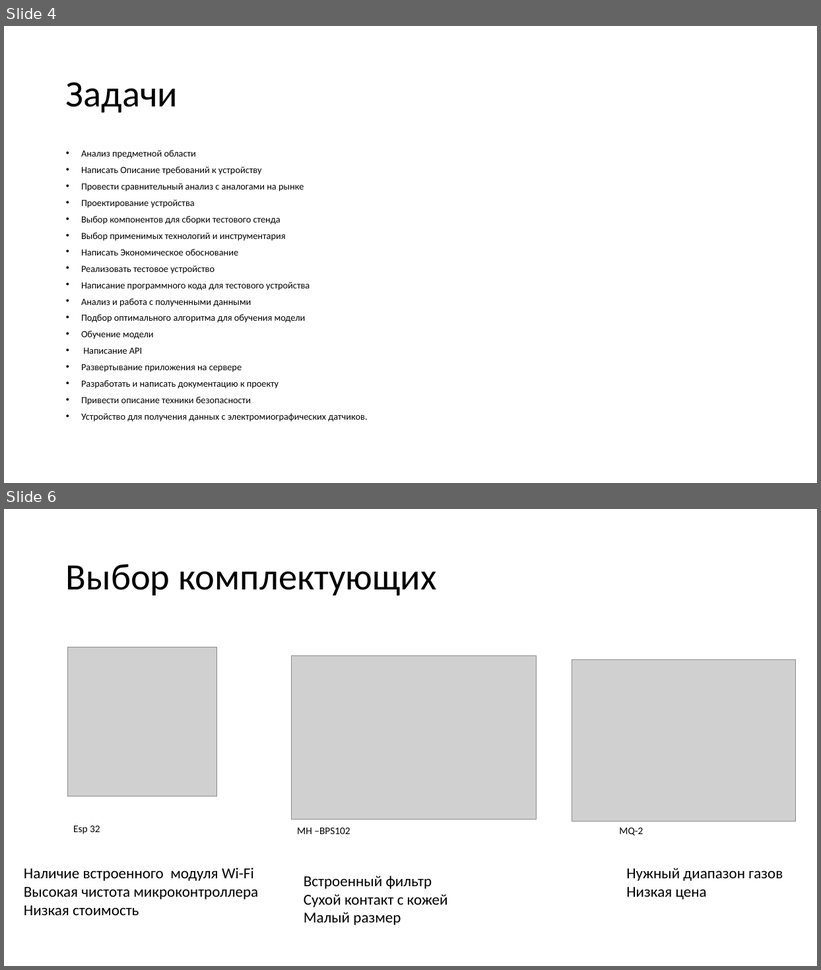
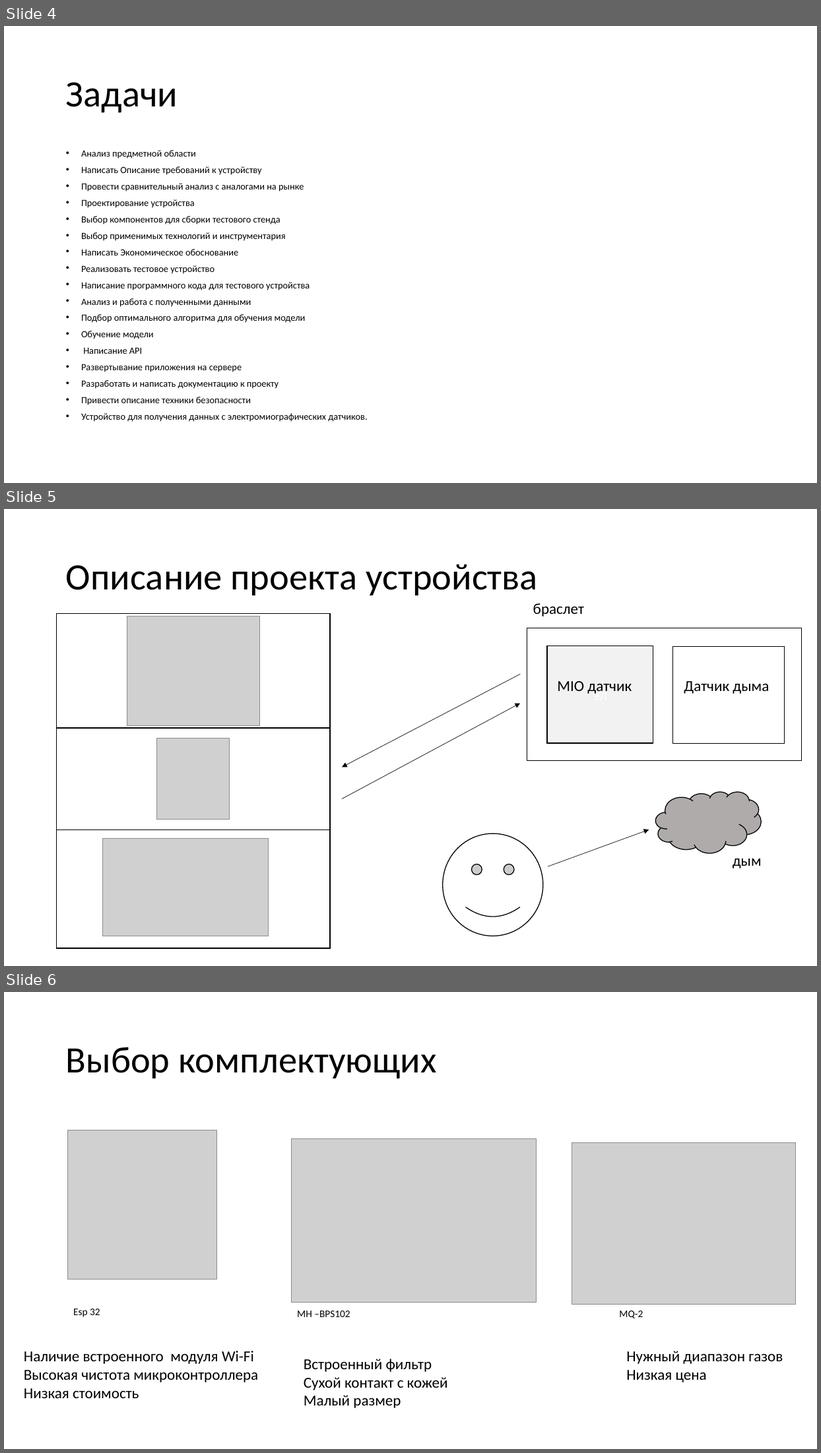
Before and after one commit to pepellsd/diplom, a slide deck: presentation.pptx. Shown one above the other, each under a label of ours: slides 4 and 6 before the commit, slides 4, 5 and 6 after it; the slides between them are not shown. The pictures are 821x970 and 821x1453 pixels, drawn with LibreOffice and Linux fonts; fonts in the diff are those of the drawing; grey boxes stand for pictures. Boxes give left, top, right and bottom in pixels: in the first picture for what was removed or moved away, otherwise in the second. Text is boxed around its words. In the diff, an @@ line names an element or a change of style, - is before the commit and + after.

```diff
--- a/presentation.pptx
+++ b/presentation.pptx
@@ slide 5 added at (4, 509, 817, 966), background #FFFFFF @@
@@ title added at (66, 564, 538, 595), 44 pt, text #000000 @@
+Описание проекта устройства
@@ text added at (533, 603, 584, 617), 18 pt, text #000000 @@
+браслет
@@ rectangle added at (56, 614, 330, 949), fill #FFFFFF, outline #000000 1 pt @@
@@ picture added at (127, 617, 259, 726) @@
@@ rectangle added at (527, 628, 802, 761), fill #FFFFFF, outline #000000 1 pt @@
@@ rectangle added at (547, 646, 653, 743), fill #F2F2F2, outline #000000 1 pt, 18 pt, text #FFFFFF @@
+эл
@@ rectangle added at (673, 646, 785, 744), fill #FFFFFF, outline #000000 1 pt @@
@@ arrow added from (521, 674) to (342, 768), #000000 0.5 pt @@
@@ text added at (557, 681, 632, 694), 18 pt, text #000000 @@
+MIO датчик
@@ text added at (684, 681, 769, 694), 18 pt, text #000000 @@
+Датчик дыма
@@ arrow added from (342, 799) to (521, 704), #000000 0.5 pt @@
@@ rectangle added at (56, 728, 330, 948), fill #FFFFFF, outline #000000 1 pt @@
@@ picture added at (157, 739, 230, 819) @@
@@ cloud added at (656, 792, 762, 854), fill #AFABAB, outline #000000 1 pt @@
@@ rectangle added at (56, 830, 330, 949), fill #FFFFFF, outline #000000 1 pt @@
@@ picture added at (103, 838, 269, 937) @@
@@ smiley face added at (443, 834, 543, 937), fill #FFFFFF, outline #000000 1 pt @@
@@ arrow added from (548, 867) to (649, 830), #000000 0.5 pt @@
@@ text added at (733, 859, 762, 869), 18 pt, text #000000 @@
+дым
```
Also in this commit, not shown: 3 slides changed, 5 other slides added, 4 slides removed, 9 other files.
